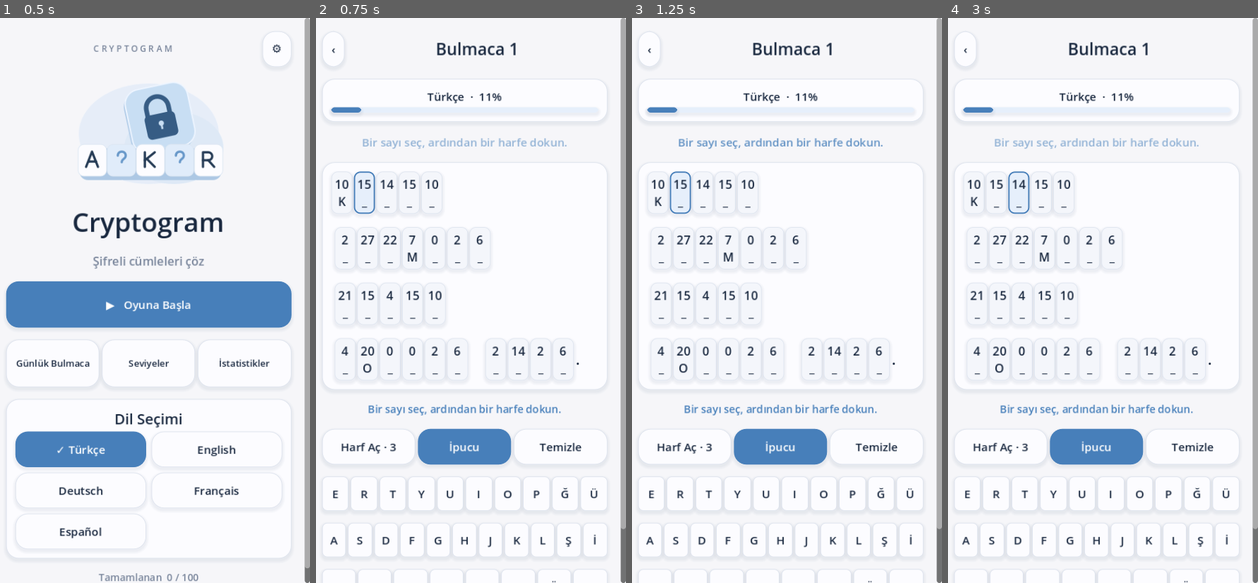
Above: before the commit, frames 1-4 (left to right).
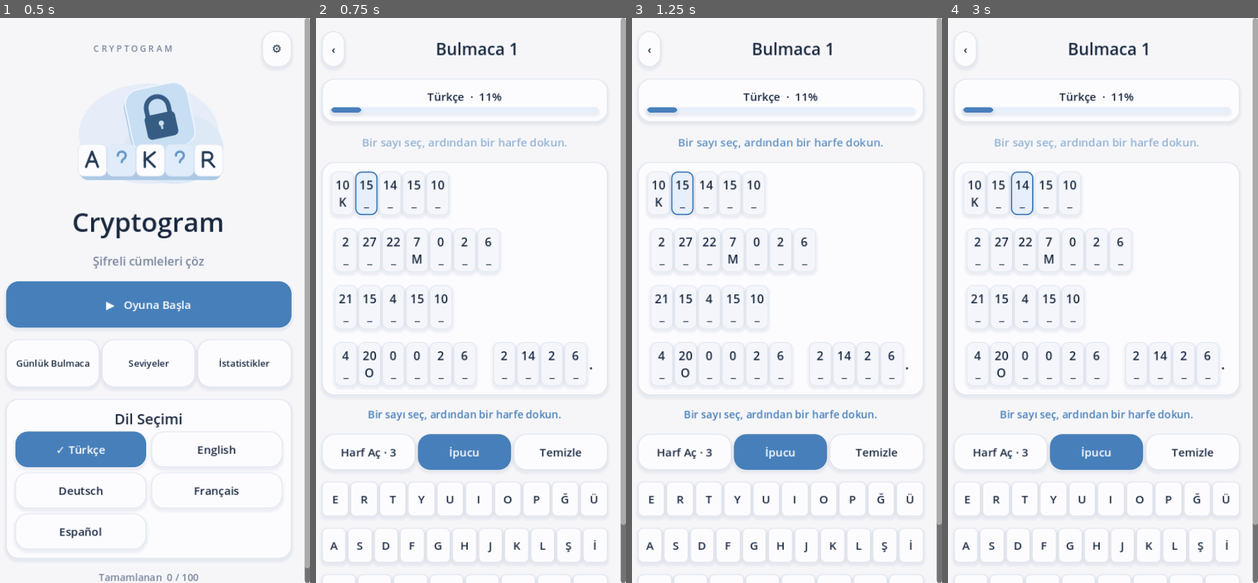
Above: after the commit, the same moments.

Repository: mehtapkirkgoz/cryptogram-mobile
Game: Godot game, scene res://scenes/main.tscn
Two runs of this game, one before a commit and one after it. Both use one fixed random seed, a clock stepped at 60 frames per second and the inputs below.
Inputs:
- Up to frame 1 (0.5 s): no input
- Up to frame 2 (0.75 s): click "▶ Oyuna Başla" at 0.5 s
- Up to frame 3 (1.25 s): no input
- Up to frame 4 (3 s): click "10 K" at 1.25 s; click "15 _" at 2 s; click "14 _" at 2.75 s

Frame 1 is identical in both runs. In frame 2, 5.5% of the frame differs, in the area x 2-100%, y 27-100%; in frame 3, 5.5%; in frame 4, 5.5%.

Commit message:
Slightly enlarge puzzle cells

Diff:
--- a/scripts/main.gd
+++ b/scripts/main.gd
@@ -279,7 +279,7 @@
 			var cell := Button.new()
 			var visible_guess := game.guess_for(cell_index)
 			cell.text = "%d\n%s" % [code, visible_guess if not visible_guess.is_empty() else "_"]
-			cell.custom_minimum_size = Vector2(32, 64)
+			cell.custom_minimum_size = Vector2(34, 66)
 			cell.add_theme_font_size_override("font_size", 18)
 			var is_selected := cell_index == game.selected
 			var is_wrong := not visible_guess.is_empty() and visible_guess != letter
